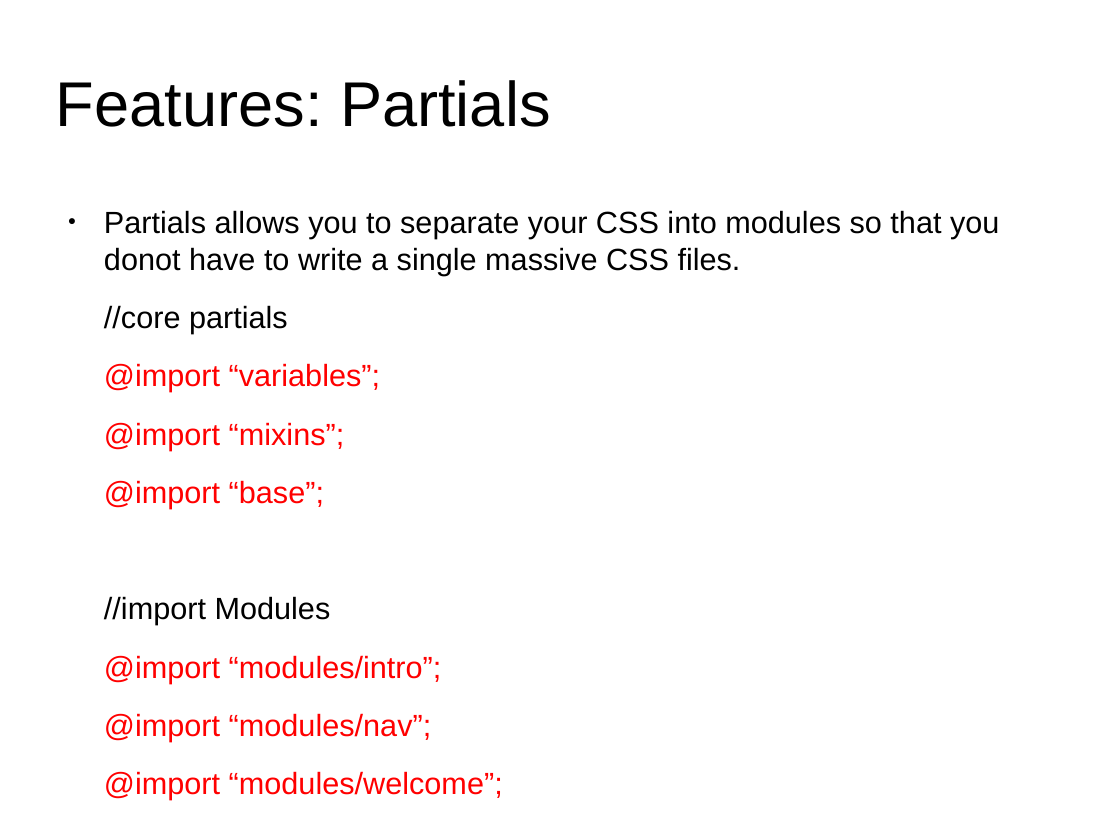
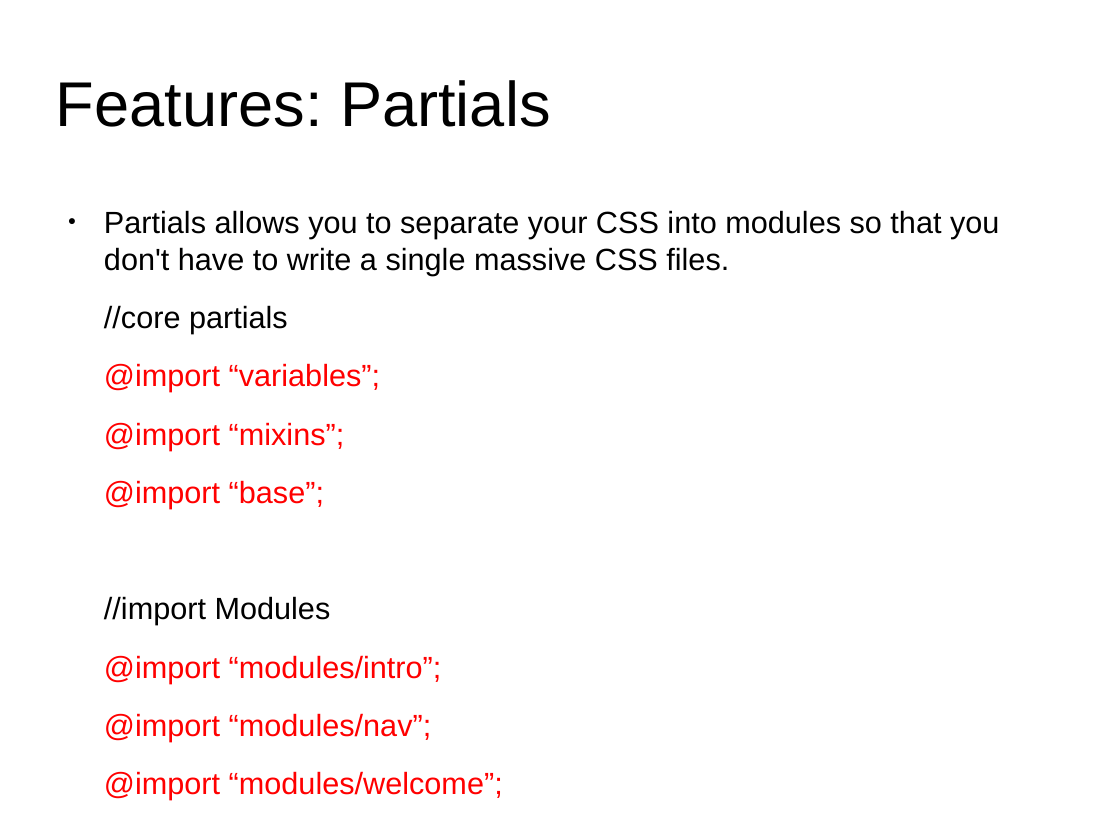
Before and after one commit to anumsh/SASS-Basics, a slide deck: slide 6 of SASS_basics.odp. Drawn at 1120x840 pixels with LibreOffice and Linux fonts; fonts in the diff are those of the drawing; background and template pictures are left out. Boxes give left, top, right and bottom in pixels: in the first picture for what was removed or moved away, otherwise in the second. Text is boxed around its words. In the diff, an @@ line names an element or a change of style, - is before the commit and + after.

Commit message:
edit: recorrect the spelling in slide and move some of the slides up and down for proper sequence

```diff
--- a/SASS_basics.odp
+++ b/SASS_basics.odp
@@ text at box(104, 210, 999, 275): text changed @@
-● Partials allows you to separate your CSS into modules so that you donot have to write a single massive CSS files.
+● Partials allows you to separate your CSS into modules so that you don't have to write a single massive CSS files.
```
Also in this commit, not shown: 7 other slides changed, 1 slide added.
